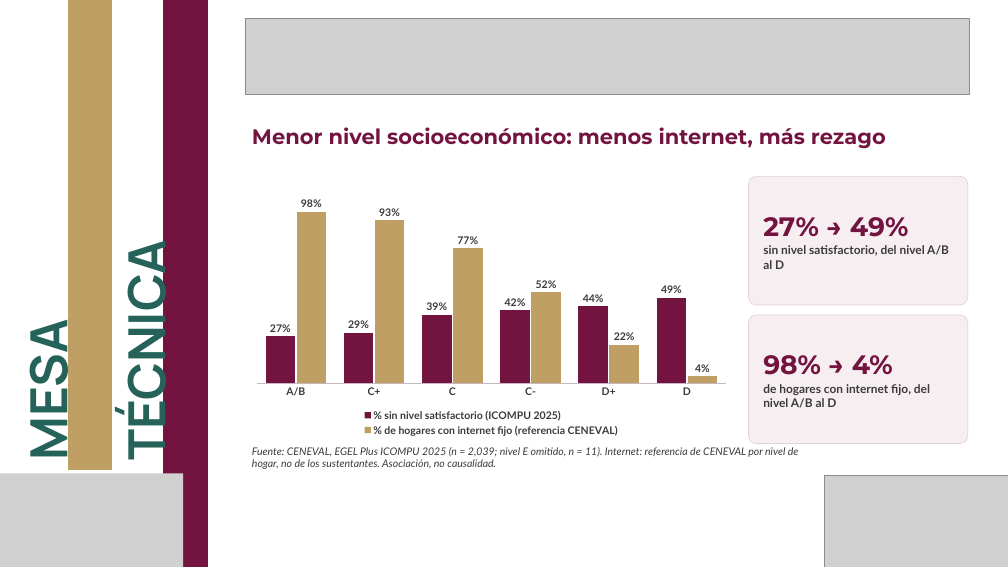
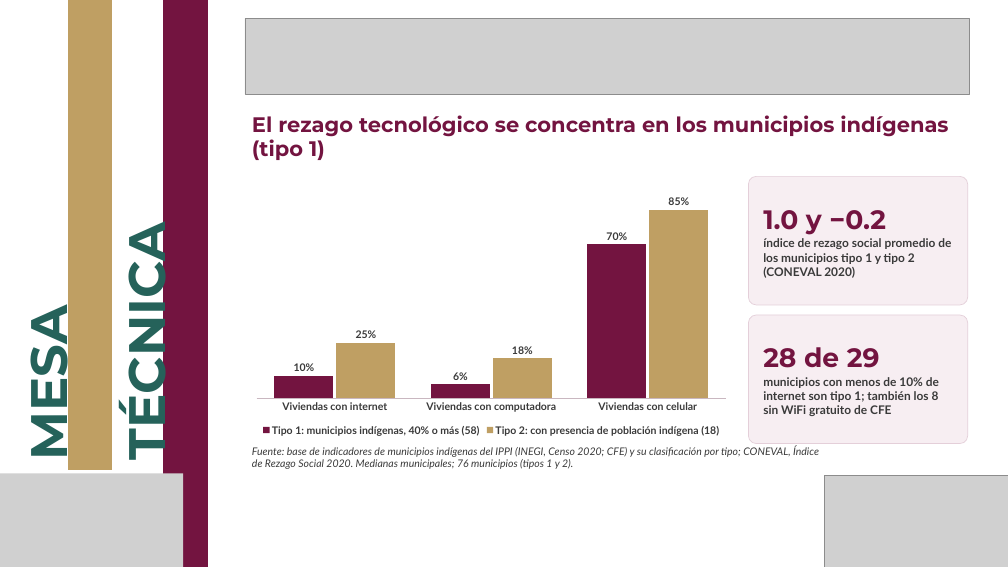
Before and after one commit to MIGUEL-TGH/proyecto-ippi, a slide deck: slide 9 of presupuesto-transversal/2026-11-04 - presentacion-mesa-tecnica-ippi-secihti.pptx. Drawn at 1008x567 pixels with LibreOffice and Linux fonts; fonts in the diff are those of the drawing; grey boxes stand for pictures; background and template pictures are left out. Boxes give left, top, right and bottom in pixels: in the first picture for what was removed or moved away, otherwise in the second. Text is boxed around its words. In the diff, an @@ line names an element or a change of style, - is before the commit and + after.

```diff
--- a/presupuesto-transversal/2026-11-04 - presentacion-mesa-tecnica-ippi-secihti.pptx
+++ b/presupuesto-transversal/2026-11-04 - presentacion-mesa-tecnica-ippi-secihti.pptx
@@ text "MESA" at [10,320,81,455]: font Manrope to Montserrat @@
@@ text "MESA": place and size @@
-text "MESA" at [13,333,83,457]
+text "MESA" at [10,320,81,455]
@@ text "TÉCNICA": place and size @@
-text "TÉCNICA" at [111,262,181,453]
+text "TÉCNICA" at [108,245,179,453]
@@ text "TÉCNICA" at [108,245,179,453]: font Manrope to Montserrat @@
@@ text at [252,115,948,160]: text changed @@
-Menor nivel socioeconómico: menos internet, más rezago
+El rezago tecnológico se concentra en los municipios indígenas (tipo 1)
@@ column chart at [247,171,736,438] @@
-categories: A/B, C+, C, C-, D+, D
+categories: Viviendas con internet, Viviendas con computadora, Viviendas con celular
-% sin nivel satisfactorio (ICOMPU 2025): 27, 29, 39, 42, 44, 49
+Tipo 1: municipios indígenas, 40% o más (58): 10, 6, 70
-% de hogares con internet fijo (referencia CENEVAL): 98, 93, 77, 52, 22, 4
+Tipo 2: con presencia de población indígena (18): 25, 18, 85
@@ value axis changed @@
@@ text in rounded rectangle at [763,238,951,278]: text changed @@
-27% → 49%
-sin nivel satisfactorio, del nivel A/B al D
+1.0 y −0.2
+índice de rezago social promedio de los municipios tipo 1 y tipo 2 (CONEVAL 2020)
@@ text in rounded rectangle at [763,347,939,416]: text changed @@
-98% → 4%
-de hogares con internet fijo, del nivel A/B al D
+28 de 29
+municipios con menos de 10% de internet son tipo 1; también los 8 sin WiFi gratuito de CFE
@@ text at [252,446,819,469]: text changed @@
-Fuente: CENEVAL, EGEL Plus ICOMPU 2025 (n = 2,039; nivel E omitido, n = 11). Internet: referencia de CENEVAL por nivel de hogar, no de los sustentantes. Asociación, no causalidad.
+Fuente: base de indicadores de municipios indígenas del IPPI (INEGI, Censo 2020; CFE) y su clasificación por tipo; CONEVAL, Índice de Rezago Social 2020. Medianas municipales; 76 municipios (tipos 1 y 2).
```
Also in this commit, not shown: 13 other slides changed, 20 other files.
